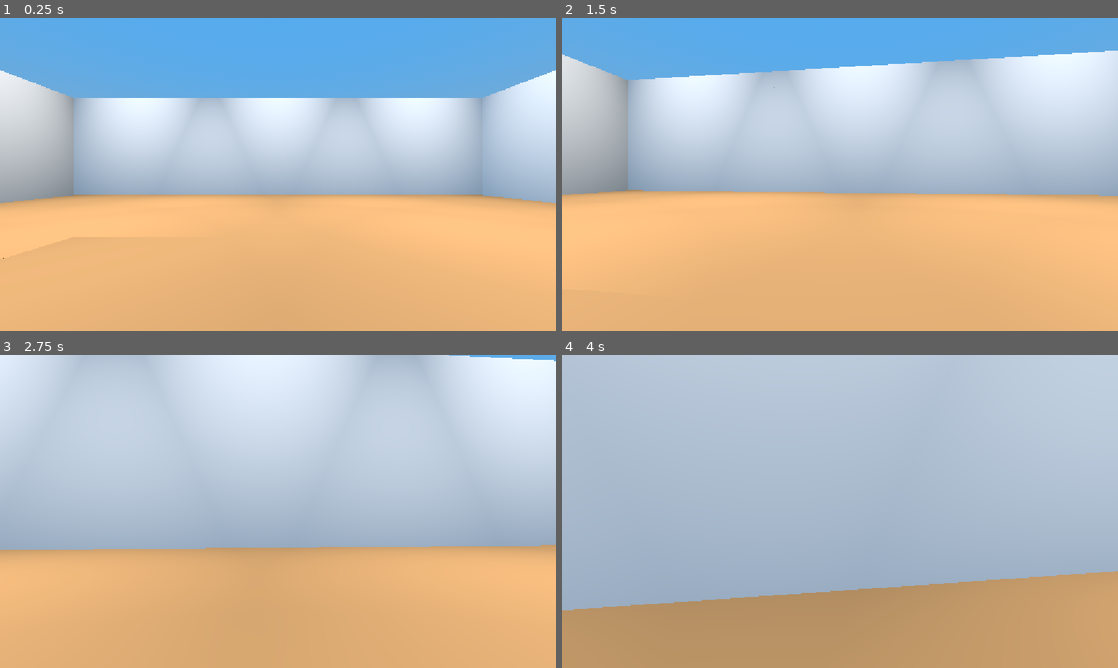
Above: before the commit, frames 1-4 (two rows, left to right).
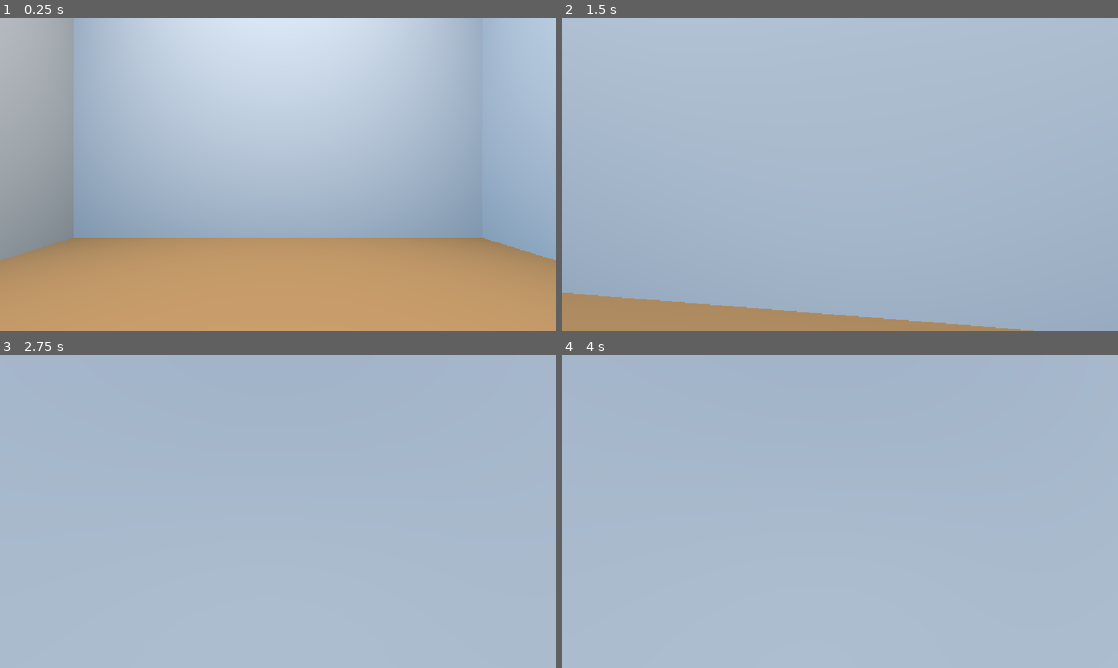
Above: after the commit, the same moments.

Repository: Morogox/Fall2026-HackNC
Game: Godot game, scene res://gallery.tscn
Same seed, same stepped clock (60 frames per second), same inputs: the game is played once before the commit and once after it.
Inputs (mouse positions are in pixels of both pictures, inside the frame that each line leads up to):
- Up to frame 1 (0.25 s): no input
- Up to frame 2 (1.5 s): move the mouse to (867, 174) at 0.52 s; hold Up (ui_up) from 0.53 s (still down); move the mouse to (812, 174) at 1.27 s
- Up to frame 3 (2.75 s): keep holding Up (ui_up); move the mouse to (289, 505) at 2.02 s
- Up to frame 4 (4 s): keep holding Up (ui_up); move the mouse to (834, 517) at 2.77 s; move the mouse to (878, 514) at 3.52 s

The runs differ from the first frame. In frame 1, 79% of the frame differs, in the area x 0-100%, y 0-100%; in frame 2, 78%; in frame 3, 69%; in frame 4, 27%.

Commit message:
feat : added interior wall generation

Diff:
--- a/Handlers/floor_plan_generator.gd
+++ b/Handlers/floor_plan_generator.gd
@@ -6,7 +6,7 @@
 
 #@onready var camera = $Camera2D
 
-@export var paintings = 100 # number of images
+@export var paintings = 30# number of images
 var available_slots = 0
 
 
@@ -22,7 +22,8 @@
 
 
 func _ready() -> void:
-	generate(100)
+	generate(paintings)
+
 func generate(painting_count: int) -> void:
 	paintings = painting_count
 	grid.clear()
@@ -32,17 +33,20 @@
 	_generate_starting_grid()
 	direction = randi_range(0, 3)
 
-	match direction:
-		0:
-			cur = Vector2(-2, 0)
-		1:
-			cur = Vector2(2, 0)
-		2:
-			cur = Vector2(0, -2)
-		3:
-			cur = Vector2(0, 2)
-	grid.append(cur)
-	available_slots += 24
+	#match direction:
+		#0:
+			#cur = Vector2(-2, 0)
+		#1:
+			#cur = Vector2(2, 0)
+		#2:
+			#cur = Vector2(0, -2)
+		#3:
+			#cur = Vector2(0, 2)
+	#if available_slots < paintings:
+		#grid.append(cur)
+		#check_walls(cur)
+	direction = randi_range(0, 3)
+	cur = Vector2(0, 0)
 	check_walls(cur)
 
 	var i = 0
@@ -66,10 +70,9 @@
 		direction = (direction + turn + 4) % 4
 
 		# if normal
-		if i != 0:
-			if not advance_cur(1):
-				i += 1
-				continue
+		if not advance_cur(1):
+			i += 1
+			continue
 		check_walls(cur)
 
 		i += 1
@@ -77,8 +80,17 @@
 	print("Painting slots: ", available_slots)
 
 func _generate_starting_grid() -> void:
-	for x in range(-1, 2):
-		for y in range(-1, 2):
+	var starting_size = 1
+
+	#if paintings > 8:
+		#starting_size = 2
+	#if paintings > 16:
+		#starting_size = 3
+
+	var start := int(floor(starting_size / 2.0))
+
+	for x in range(-start, starting_size - start):
+		for y in range(-start, starting_size - start):
 			grid.append(Vector2(x, y))
 
 func advance_cur(dist: int) -> bool:
--- a/Handlers/gallery_builder.gd
+++ b/Handlers/gallery_builder.gd
@@ -5,14 +5,28 @@
 @export var doorway_wall_scene: PackedScene
 @export var cell_size: float = 14.0
 
+var rooms: Array[Array] = []
+var interior_boundaries: Array[Dictionary] = []
+var doorway_boundaries: Array[Dictionary] = []
+
+var painting_slots: Array[Marker3D] = []
+
 func _ready() -> void:
+	painting_slots.clear()
+	generate_rooms()
 	build_floor()
+	build_interior_walls()
+	choose_doorways()
+	place_interior_walls()
 	build_walls()
+
+	print("Appended markers: ", painting_slots.size())
 
 func build_floor() -> void:
 	for cell in floor_plan_generator.grid:
 		var tile = floor_scene.instantiate() as Node3D
 		add_child(tile)
+		"res://Walls/doorway.tscn"
 
 		tile.position = Vector3(cell.x * cell_size, 0.0, cell.y * cell_size)
 
@@ -35,9 +49,136 @@
 			var wall = wall_scene.instantiate() as Node3D
 			add_child(wall)
 
+			for marker in wall.find_children("*", "Marker3D", true, false):
+				painting_slots.append(marker)
+
 			var offset = Vector3(direction.x * cell_size / 2.0, 5.0, direction.y * cell_size / 2.0)
 
 			wall.position = Vector3(cell.x * cell_size, 0.0, cell.y * cell_size) + offset
 
 			if direction.x != 0:
 				wall.rotation.y = PI / 2.0
+
+
+func generate_rooms() -> void:
+	rooms.clear()
+	var unassigned = floor_plan_generator.grid.duplicate()
+
+	while not unassigned.is_empty():
+		var room: Array = []
+		var total_cells = floor_plan_generator.grid.size()
+		var max_room_size = clampi(int(total_cells / 3), 3, 7)
+		var target_size = randi_range(1, max_room_size)
+
+		var start = unassigned.pick_random()
+		unassigned.erase(start)
+		room.append(start)
+
+		while room.size() < target_size:
+			var candidates: Array = []
+
+			for cell in room:
+				for direction in [Vector2(0, -1),Vector2(1, 0),Vector2(0, 1),Vector2(-1, 0)]:
+					var neighbor = cell + direction
+					if unassigned.has(neighbor) and not candidates.has(neighbor):
+						candidates.append(neighbor)
+
+
+			if candidates.is_empty():
+				break
+
+			var next_cell = candidates.pick_random()
+			unassigned.erase(next_cell)
+			room.append(next_cell)
+
+		rooms.append(room)
+
+	print("Rooms generated: ", rooms.size())
+	for i in range(rooms.size()):
+		print("Room ", i, ": ", rooms[i].size(), " cells")
+
+func get_room_id(cell: Vector2) -> int:
+	for i in range(rooms.size()):
+		if rooms[i].has(cell):
+			return i
+
+	return -1
+
+func build_interior_walls() -> void:
+	interior_boundaries.clear()
+
+	var directions = [Vector2i(1, 0), Vector2i(0, 1)]
+
+	for cell in floor_plan_generator.grid:
+		for direction in directions:
+			var neighbor = Vector2(cell) + Vector2(direction)
+
+			if not floor_plan_generator.grid.has(neighbor):
+				continue
+
+			var room_a = get_room_id(cell)
+			var room_b = get_room_id(neighbor)
+
+			if room_a == room_b:
+				continue
+
+			interior_boundaries.append({"cell": cell, "neighbor": neighbor, "room_a": room_a, "room_b": room_b, "direction": direction})
+	print("Interior boundaries: ", interior_boundaries.size())
+
+func choose_doorways() -> void:
+	doorway_boundaries.clear()
+
+	var room_connections: Array = []
+
+	for i in range(rooms.size()):
+		room_connections.append(i)
+
+	var shuffled_boundaries = interior_boundaries.duplicate()
+	shuffled_boundaries.shuffle()
+
+	for boundary in shuffled_boundaries:
+		var room_a: int = boundary["room_a"]
+		var room_b: int = boundary["room_b"]
+
+		if room_connections[room_a] == room_connections[room_b]:
+			continue
+
+		doorway_boundaries.append(boundary)
+
+		var old_group = room_connections[room_b]
+		var new_group = room_connections[room_a]
+
+		for i in range(room_connections.size()):
+			if room_connections[i] == old_group:
+				room_connections[i] = new_group
+
+	print("Doorway boundaries: ", doorway_boundaries.size())
+
+	var connected_groups: Dictionary = {}
+
+	for group_id in room_connections:
+		connected_groups[group_id] = true
+
+	print("Connected groups: ", connected_groups.size())
+
+
+func place_interior_walls() -> void:
+	for boundary in interior_boundaries:
+		var cell: Vector2 = boundary["cell"]
+		var direction: Vector2i = boundary["direction"]
+
+		var is_doorway = doorway_boundaries.has(boundary)
+		var scene: PackedScene = doorway_wall_scene if is_doorway else wall_scene
+
+		var wall = scene.instantiate() as Node3D
+		add_child(wall)
+
+		for marker in wall.find_children("*", "Marker3D", true, false):
+			painting_slots.append(marker)
+
+		wall.position = Vector3(cell.x * cell_size, 5.0, cell.y * cell_size) + Vector3(direction.x * cell_size / 2.0,
+			0.0, direction.y * cell_size / 2.0
+		)
+
+		if direction.x != 0:
+			wall.rotation.y = PI / 2.0
--- a/gallery.tscn
+++ b/gallery.tscn
@@ -3,6 +3,7 @@
 [ext_resource type="Script" uid="uid://cw714fehjufpv" path="res://gallery.gd" id="1_d3htb"]
 [ext_resource type="PackedScene" uid="uid://bqw625uf0pwu0" path="res://player.tscn" id="2_31do6"]
 [ext_resource type="Script" uid="uid://dv0fs8okjj1lp" path="res://Handlers/floor_plan_generator.gd" id="6_l6m5p"]
+[ext_resource type="PackedScene" uid="uid://daamw62get2u2" path="res://Walls/doorway.tscn" id="7_bvpv7"]
 [ext_resource type="Script" uid="uid://ye53lvov4vuj" path="res://Handlers/gallery_builder.gd" id="7_l6m5p"]
 [ext_resource type="PackedScene" uid="uid://b7mqhk67dvicy" path="res://floor.tscn" id="8_p1a2d"]
 [ext_resource type="PackedScene" uid="uid://cw02nap2vnvun" path="res://Walls/wall.tscn" id="9_1hwuq"]
@@ -35,3 +36,4 @@
 floor_plan_generator = NodePath("../FloorPlanGenerator")
 floor_scene = ExtResource("8_p1a2d")
 wall_scene = ExtResource("9_1hwuq")
+doorway_wall_scene = ExtResource("7_bvpv7")
